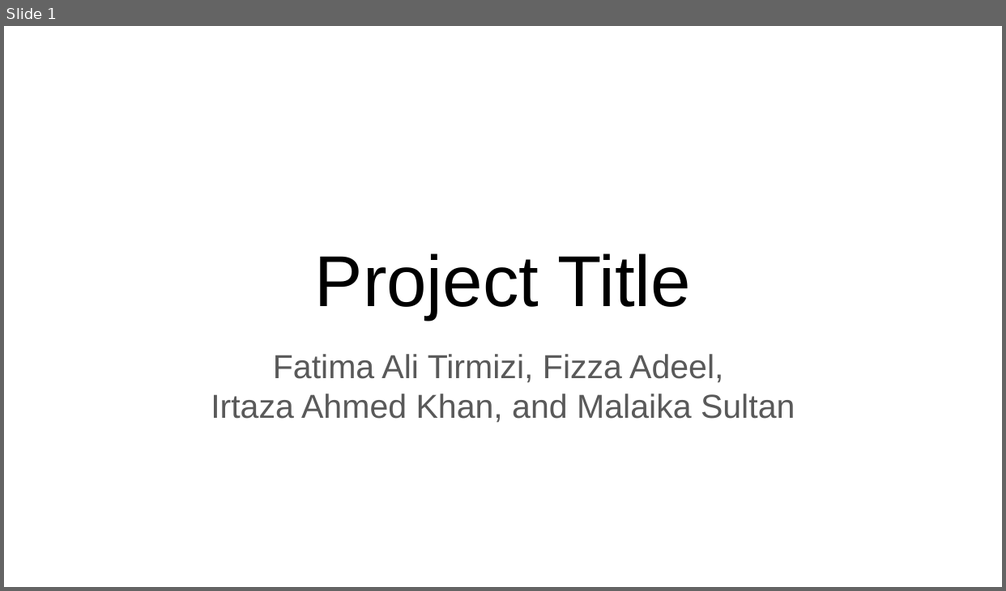
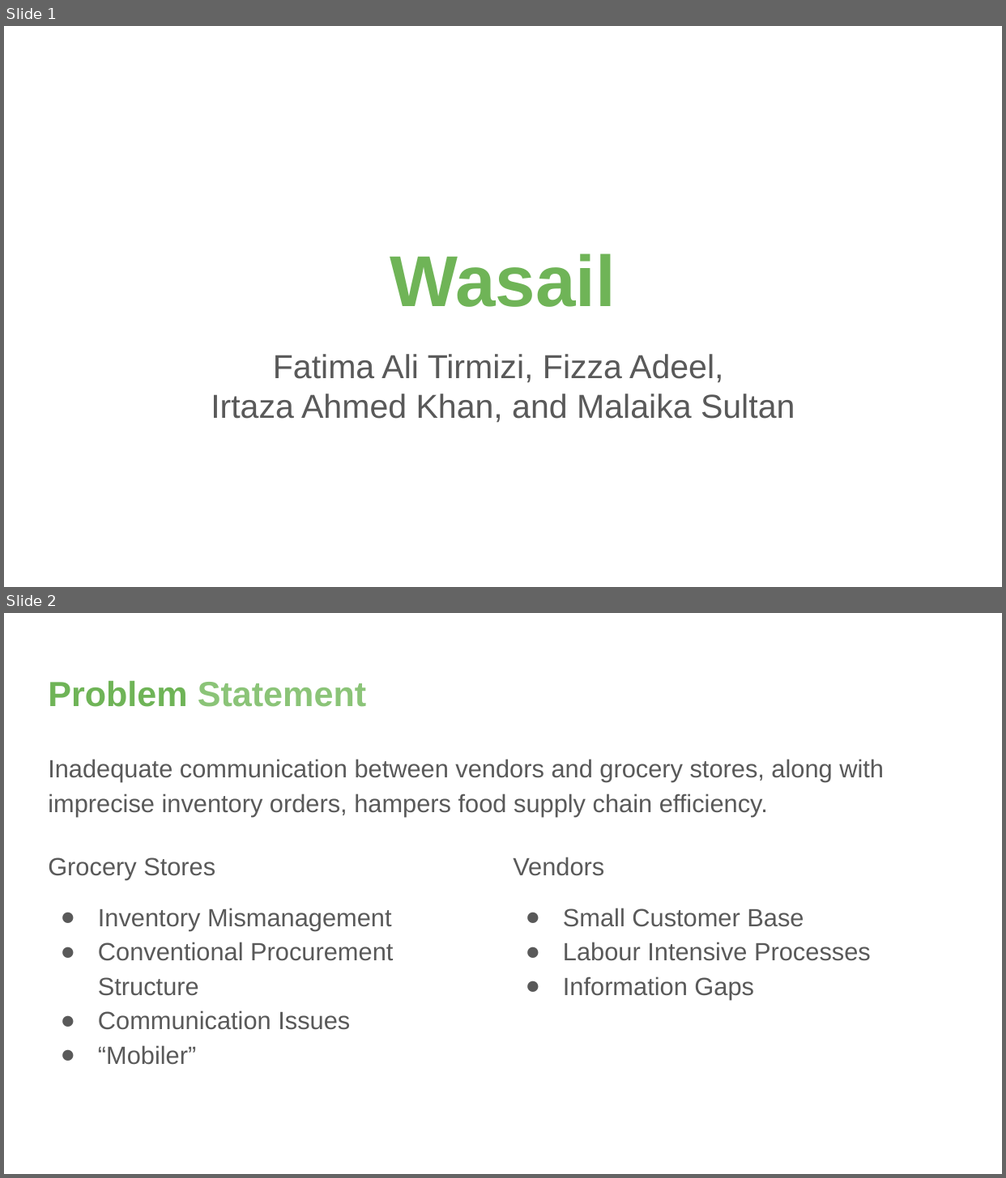
Before and after one commit to yrrebeere/prj-403, a slide deck: Project Proposal/Presentation/Presentation.pptx. Shown one above the other, each under a label of ours: slide 1 before the commit, slides 1 and 2 after it. The pictures are 1006x591 and 1006x1178 pixels, drawn with LibreOffice and Linux fonts; fonts in the diff are those of the drawing. Boxes give left, top, right and bottom in pixels: in the first picture for what was removed or moved away, otherwise in the second. Text is boxed around its words. In the diff, an @@ line names an element or a change of style, - is before the commit and + after.

```diff
--- a/Project Proposal/Presentation/Presentation.pptx
+++ b/Project Proposal/Presentation/Presentation.pptx
@@ slide 2 added at [4,613,1002,1174], background #FFFFFF @@
@@ title added at [48,681,366,707], 25.2 pt, text #8BC478, bold @@
+Problem Statement
@@ text added at [48,759,884,817], 18 pt, text #595959 @@
+Inadequate communication between vendors and grocery stores, along with imprecise inventory orders, hampers food supply chain efficiency.
@@ text added at [48,858,393,1065], 18 pt, text #595959 @@
+Grocery Stores
+● Inventory Mismanagement
+● Conventional Procurement Structure
+● Communication Issues
+● “Mobiler”
@@ text added at [513,857,871,999], 18 pt, text #595959 @@
+Vendors
+● Small Customer Base
+● Labour Intensive Processes
+● Information Gaps
@@ slide 1 changed as well @@
@@ title at [390,254,616,307]: text changed; text colour #000000 to #6FB457; bold on @@
-Project Title
+Wasail
```
Also in this commit, not shown: 5 other slides changed, 8 other slides added, 7 slides removed, 1 other file.
